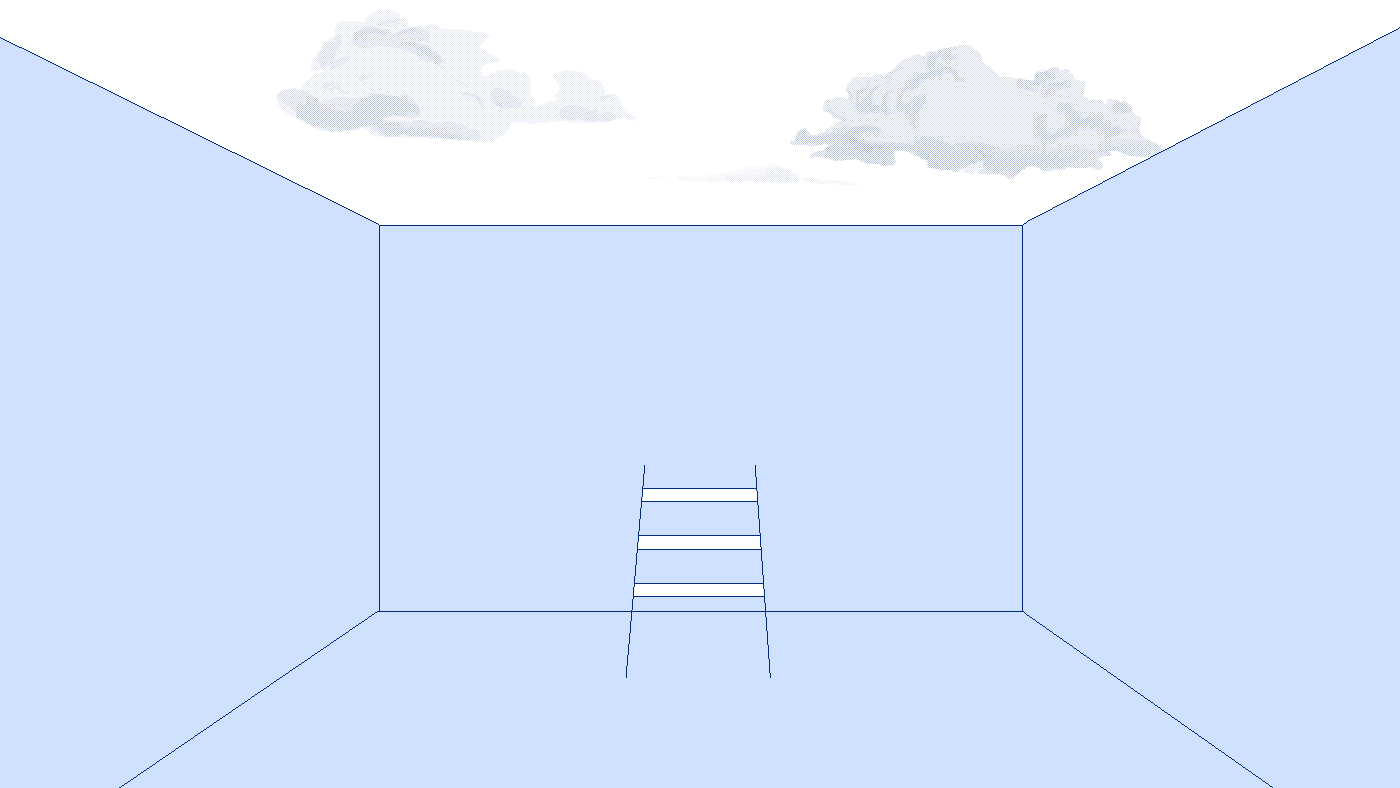
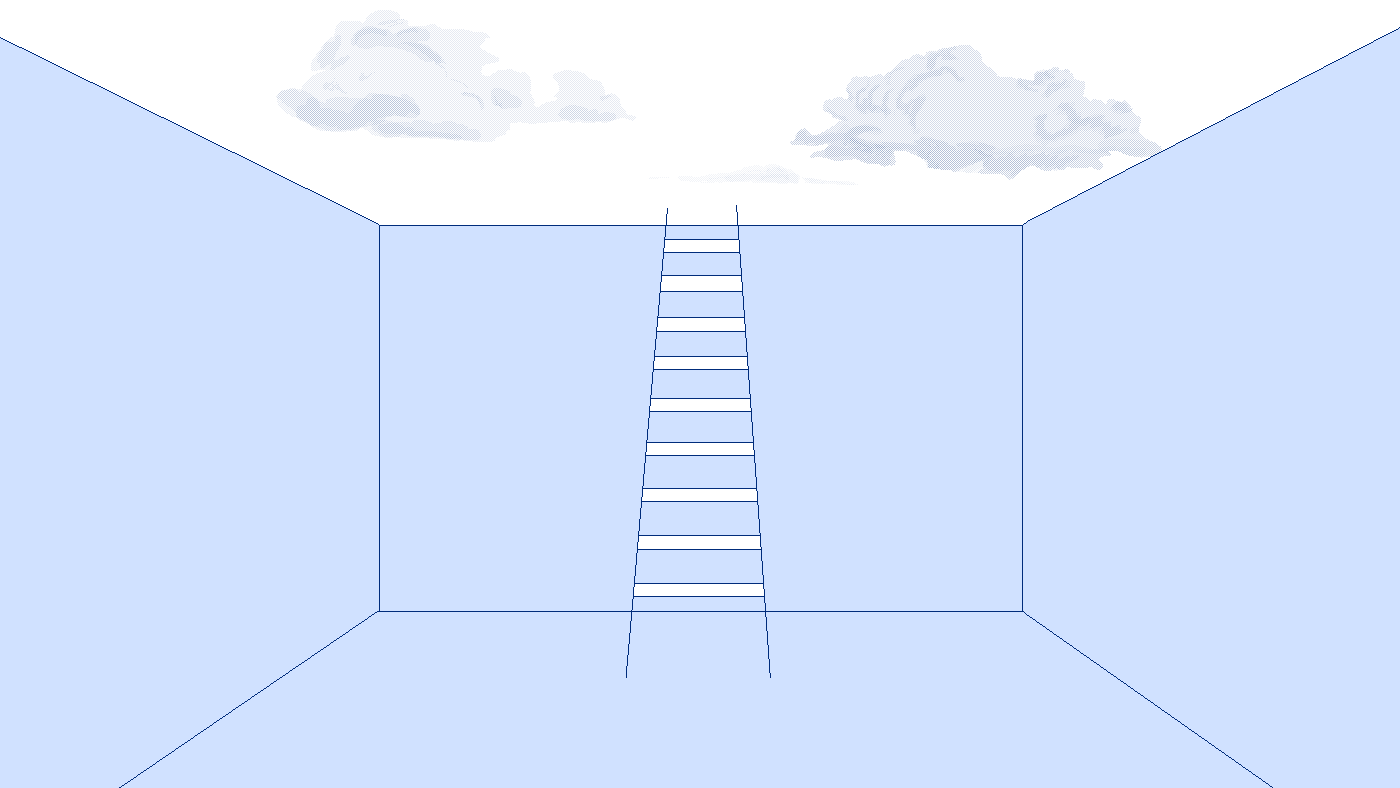
Revision of a layered w=1400, h=788 image; what changed, layer by layer:
hid "ladder1" over [644, 205, 756, 465]
showed "ladder3" over [644, 205, 756, 465]